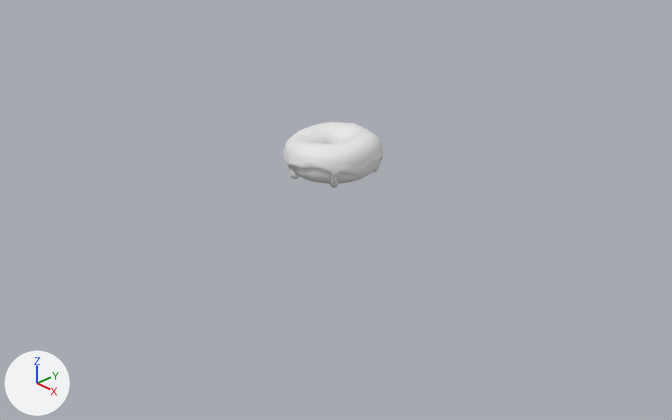
Renders of the Blender file test/part2/donut.blend from each side of a commit.
Before and after are seen from a camera (50 mm lens) standing at (8.15, -7.62, 4.63) and looking at (0.27, -0.2, -0.66). Lighting does not change. The marker at lower left points along +X, +Y and +Z.

The scene before the commit, as lines of its bpy script (objects in view):
```python
me_torus = bpy.data.meshes.new('Torus')
me_torus.from_pydata(...)  # 384 vertices, 384 faces; spans x -0.609..0.617, y -0.607..0.608, z -0.25..0.303
me_torus.polygons.foreach_set('use_smooth', [True] * 384)
me_torus_001 = bpy.data.meshes.new('Torus.001')
me_torus_001.from_pydata(...)  # 27200 vertices, 27200 faces; spans x -0.636..0.642, y -0.649..0.639, z -0.274..0.311
me_torus_001.polygons.foreach_set('use_smooth', [True] * 27200)
ob_donut = bpy.data.objects.new('Donut', me_torus)
ob_donut.location = (0.0, 0.0, 0.0)
_m = ob_donut.modifiers.new('Subdivision', 'SUBSURF')
_m.render_levels = 1
ob_icing = bpy.data.objects.new('Icing', me_torus_001)
ob_icing.location = (0.0, 0.0, 0.0)
```
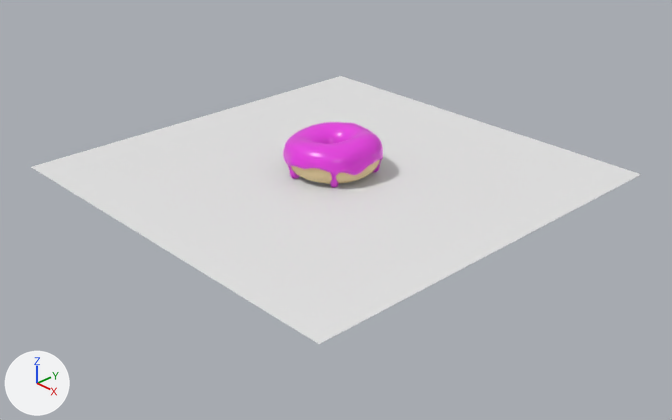
The newer file is also turned or shifted as a whole; pictures and numbers use the older file's frame.

Pixel boxes [x1, y1, x2, y2] of what changed, in the pictures (672 x 420 px):
'Plane', added
    after: [31, 76, 641, 344]
'Icing', recoloured (white to pink)
    both: [283, 122, 383, 188]
'Donut', recoloured (white to beige)
    both: [291, 160, 380, 184]

Patch to the scene script:
```diff
--- a/test/part2/donut.blend.py
+++ b/test/part2/donut.blend.py
@@ mat_material @@
+mat_material = principled_material('Material')
+mat_material.base_color = (0.8, 0.0443, 0.75)  # pink #e73be1
+mat_material.roughness = 0.3
@@ mat_material_001 @@
+mat_material_001 = principled_material('Material.001')
+mat_material_001.base_color = (0.8, 0.612, 0.333)  # beige #e7cd9c
+mat_material_001.roughness = 0.6
@@ mat_material_002 @@
+mat_material_002 = principled_material('Material.002')
+mat_material_002.base_color = (0.8, 0.8, 0.8)  # white #e7e7e7
@@ me_torus @@
 me_torus.from_pydata(...)  # 384 vertices, 384 faces; spans x -0.609..0.617, y -0.607..0.608, z -0.25..0.303
+me_torus.materials.append(mat_material_001)  # beige #e7cd9c
@@ me_torus_001 @@
 me_torus_001.from_pydata(...)  # 27200 vertices, 27200 faces; spans x -0.636..0.642, y -0.649..0.639, z -0.274..0.311
+me_torus_001.materials.append(mat_material)  # pink #e73be1
@@ me_plane @@
+me_plane.from_pydata([(-1.0, -1.0, 0.0), (1.0, -1.0, 0.0), (-1.0, 1.0, 0.0), (1.0, 1.0, 0.0)], [], [(0, 1, 3, 2)])
+me_plane.materials.append(mat_material_002)  # white #e7e7e7
@@ ob_plane @@
+ob_plane = bpy.data.objects.new('Plane', me_plane)
+ob_plane.location = (0.0, 0.0, -0.25)
+ob_plane.scale = (2.82, 2.82, 2.82)
```
